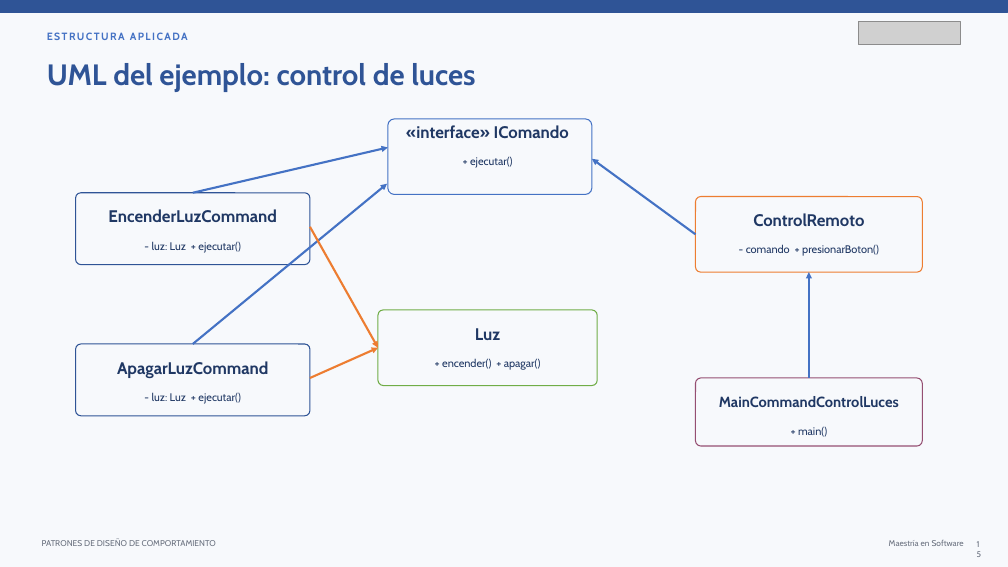
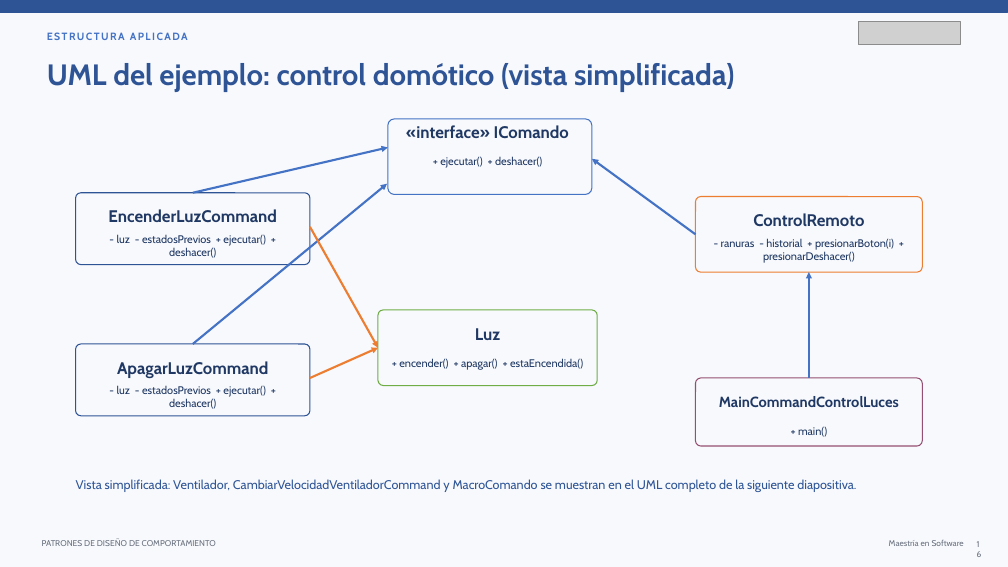
Before and after one commit to carytnas/PDS_Actividad03_Grupo02, a slide deck: slide 16 of documentacion/PDS_Actividad03_Grupo02.pptx (slide 15 before the commit). Drawn at 1008x567 pixels with LibreOffice and Linux fonts; fonts in the diff are those of the drawing; grey boxes stand for pictures. Boxes give left, top, right and bottom in pixels: in the first picture for what was removed or moved away, otherwise in the second. Text is boxed around its words. In the diff, an @@ line names an element or a change of style, - is before the commit and + after.

Commit message:
Mejoras de Mediator y Command, pruebas e informe actualizado
- Mediator: AvionSanitario con prioridad en la torre, aviso de nuevas
  posiciones en la cola y registro de aeronaves desde el cliente.
- Command: deshacer con historial, Ventilador, MacroComando y control
  con varios botones reasignables.
- Pruebas unitarias con JUnit 5 (13 pruebas) y pom.xml para mvn test.
- Diagramas UML regenerados y alineados con el código.
- Informe (docx y pdf) y presentación actualizados.

```diff
--- a/documentacion/PDS_Actividad03_Grupo02.pptx
+++ b/documentacion/PDS_Actividad03_Grupo02.pptx
@@ text at (x1=47, y1=63, x2=734, y2=92): text changed @@
-UML del ejemplo: control de luces
+UML del ejemplo: control domótico (vista simplificada)
@@ text at (x1=440, y1=156, x2=542, y2=168): text changed @@
-+ ejecutar()
++ ejecutar() + deshacer()
@@ text at (x1=117, y1=234, x2=265, y2=258): text changed @@
-- luz: Luz + ejecutar()
+- luz - estadosPrevios + ejecutar() + deshacer()
@@ text at (x1=721, y1=238, x2=894, y2=263): text changed @@
-- comando + presionarBoton()
+- ranuras - historial + presionarBoton(i) + presionarDeshacer()
@@ text at (x1=399, y1=358, x2=583, y2=370): text changed @@
-+ encender() + apagar()
++ encender() + apagar() + estaEncendida()
@@ text at (x1=117, y1=385, x2=265, y2=409): text changed @@
-- luz: Luz + ejecutar()
+- luz - estadosPrevios + ejecutar() + deshacer()
@@ text added at (x1=76, y1=479, x2=856, y2=492), 12 pt, text #2F5597 @@
+Vista simplificada: Ventilador, CambiarVelocidadVentiladorCommand y MacroComando se muestran en el UML completo de la siguiente diapositiva.
```
Also in this commit, not shown: 15 other slides changed, 3 slides added, 24 other files.
